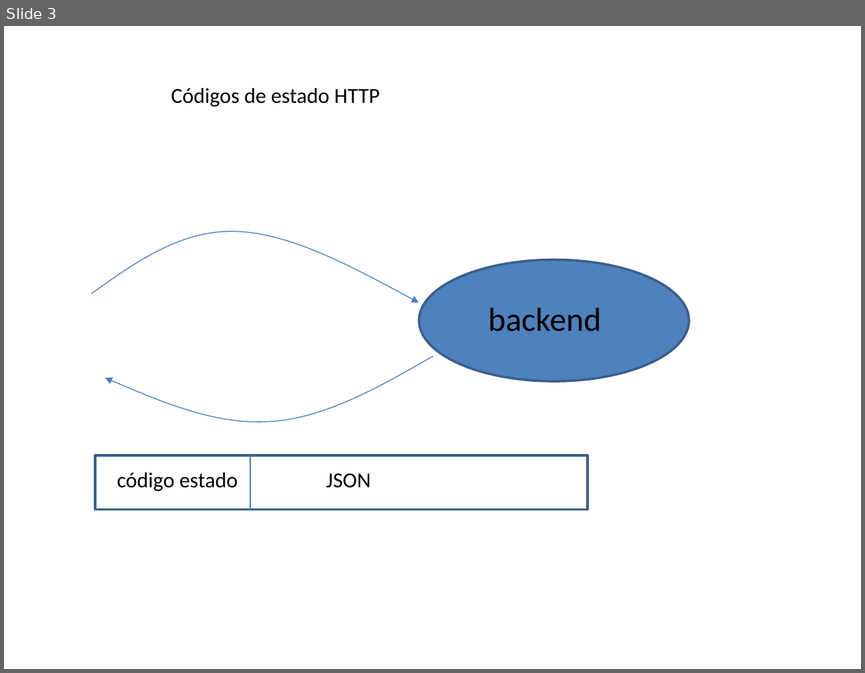
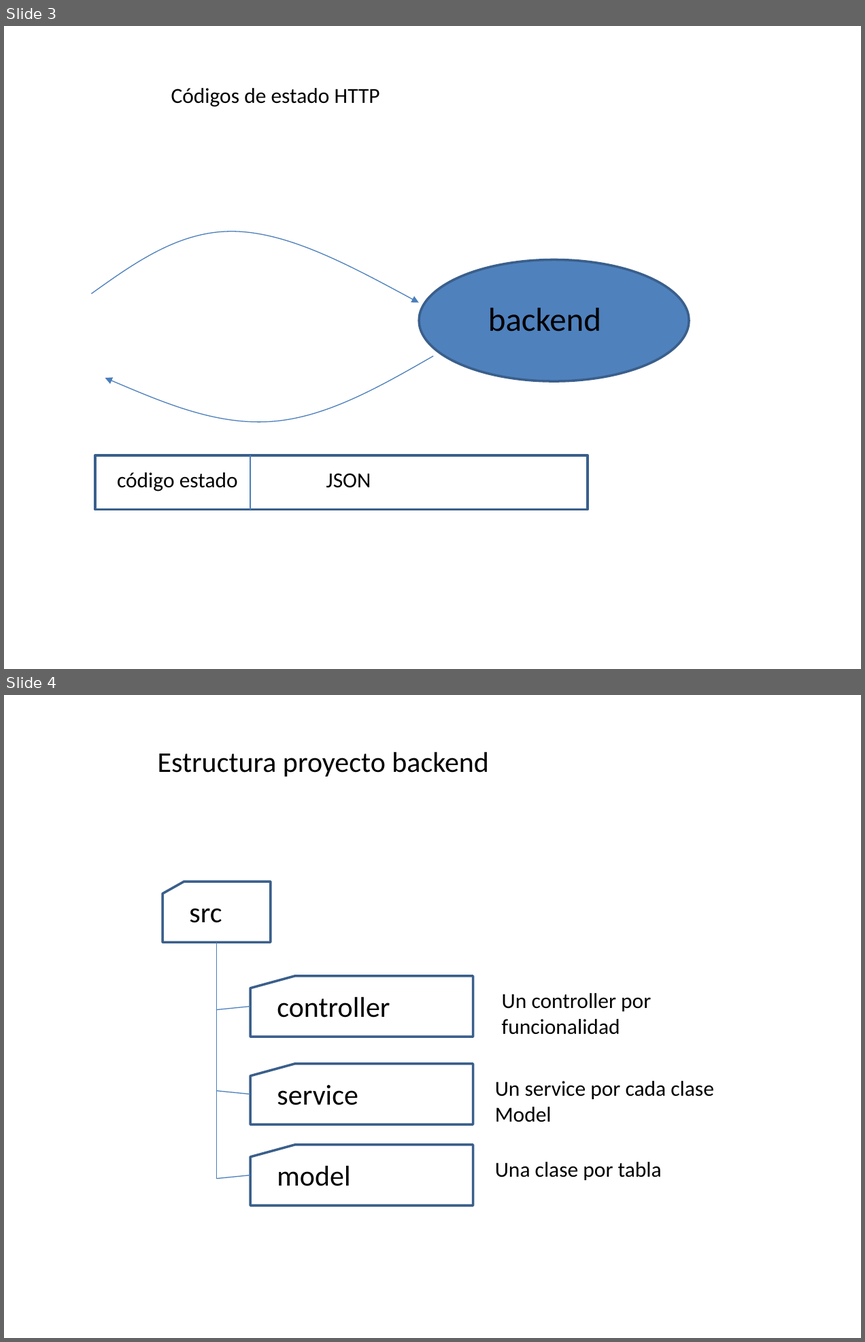
Before and after one commit to amartinsierra/nest2025, a slide deck: pizarra.pptx. Shown one above the other, each under a label of ours: slide 3 before the commit, slides 3 and 4 after it. The pictures are 865x673 and 865x1342 pixels, drawn with LibreOffice and Linux fonts; fonts in the diff are those of the drawing. Boxes give left, top, right and bottom in pixels: in the first picture for what was removed or moved away, otherwise in the second. Text is boxed around its words. In the diff, an @@ line names an element or a change of style, - is before the commit and + after.

```diff
--- a/pizarra.pptx
+++ b/pizarra.pptx
@@ slide 4 added at bbox=[4, 695, 861, 1338], background #FFFFFF @@
@@ text added at bbox=[158, 751, 489, 777], 24 pt, text #000000 @@
+Estructura proyecto backend
@@ flow chart punched card added at bbox=[162, 882, 271, 943], outline #3A5F8C 2 pt @@
@@ text added at bbox=[189, 908, 222, 923], 24 pt, text #000000 @@
+src
@@ line added from (216, 942) to (216, 1178), #4B7EBC 0.75 pt @@
@@ flow chart punched card added at bbox=[250, 976, 473, 1037], outline #3A5F8C 2 pt @@
@@ text added at bbox=[277, 996, 390, 1017], 24 pt, text #000000 @@
+controller
@@ text added at bbox=[502, 993, 651, 1034], 18 pt, text #000000 @@
+Un controller por funcionalidad
@@ line added from (216, 1009) to (250, 1006), #4B7EBC 0.75 pt @@
@@ flow chart punched card added at bbox=[250, 1064, 473, 1124], outline #3A5F8C 2 pt @@
@@ text added at bbox=[495, 1081, 714, 1122], 18 pt, text #000000 @@
+Un service por cada clase Model
@@ line added from (216, 1091) to (250, 1094), #4B7EBC 0.75 pt @@
@@ text added at bbox=[277, 1085, 358, 1105], 24 pt, text #000000 @@
+service
@@ flow chart punched card added at bbox=[250, 1145, 473, 1206], outline #3A5F8C 2 pt @@
@@ text added at bbox=[495, 1161, 662, 1180], 18 pt, text #000000 @@
+Una clase por tabla
@@ line added from (216, 1178) to (250, 1175), #4B7EBC 0.75 pt @@
@@ text added at bbox=[277, 1165, 350, 1186], 24 pt, text #000000 @@
+model
```
Also in this commit, not shown: 1 other slide added, 19 other files.
